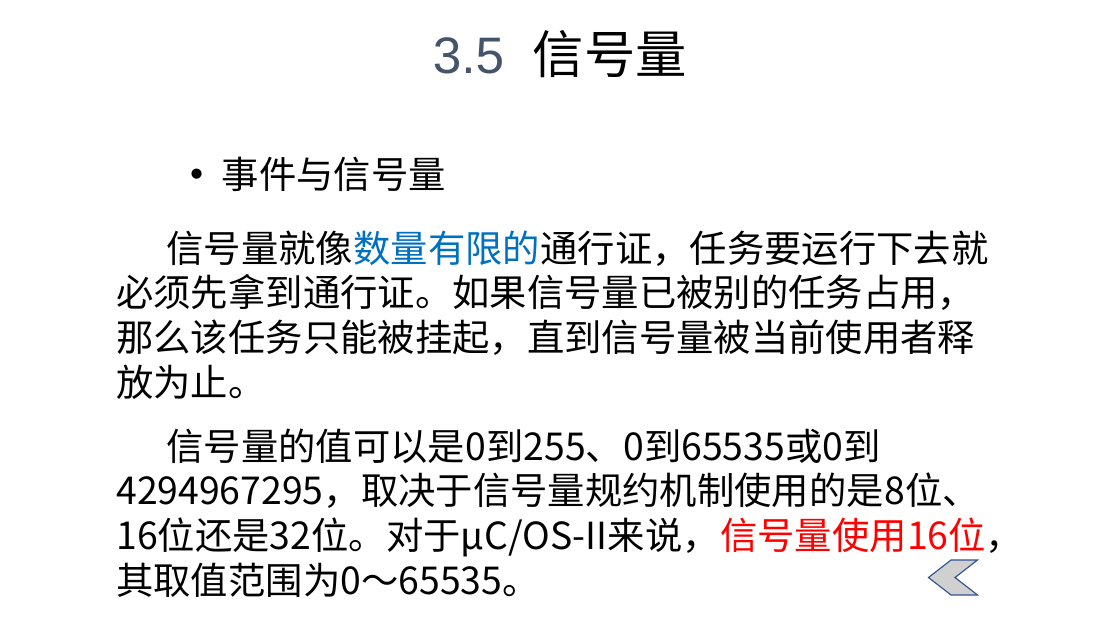
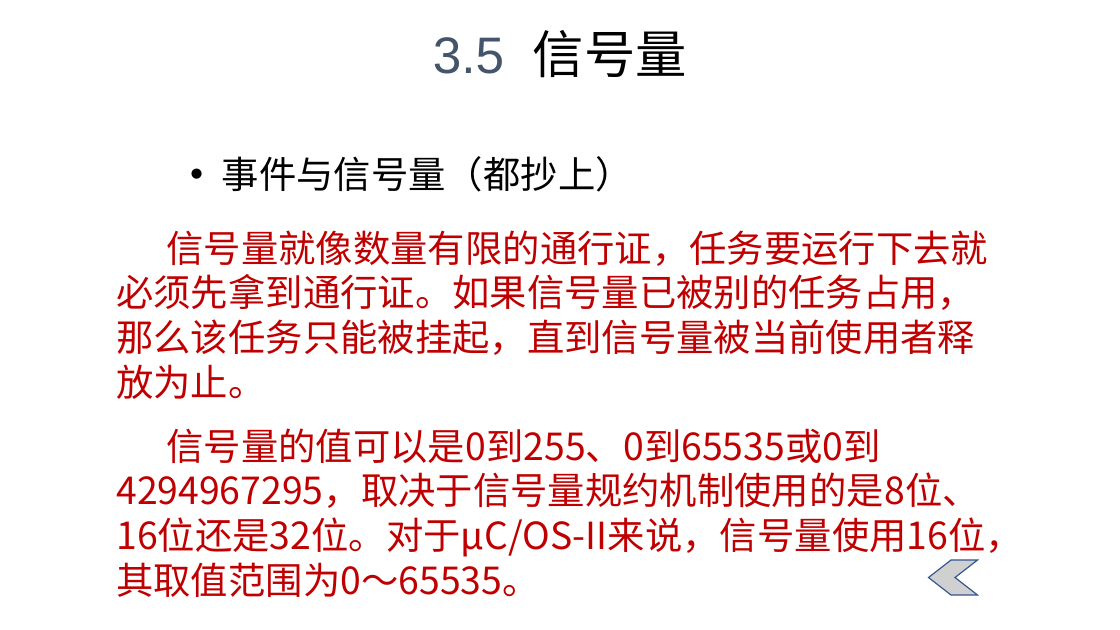
Before and after one commit to YMYMYMYMY/Qianrushi, a slide deck: slide 212 of 精简版.pptx (slide 211 before the commit). Drawn at 1120x630 pixels with LibreOffice and Linux fonts; fonts in the diff are those of the drawing; grey boxes stand for pictures. Boxes give left, top, right and bottom in pixels: in the first picture for what was removed or moved away, otherwise in the second. Text is boxed around its words. In the diff, an @@ line names an element or a change of style, - is before the commit and + after.

```diff
--- a/精简版.pptx
+++ b/精简版.pptx
@@ text at (x1=222, y1=156, x2=633, y2=192): text changed @@
-• 事件与信号量
+• 事件与信号量（都抄上）
@@ text "信号量就像数量有限的通行证，任务要运行下去就必须先拿到通行证。如果信号量已被别的任务占用，那么该任务只能被挂起，直到信号 ..." at (x1=116, y1=230, x2=1023, y2=597): text colour #000000 to #C00000; text colour #0070C0 to #C00000 in "信号量就像数量有限的通行证，任务要运行下去就必须先拿到通行证。如果信号量已被别的任务占用，那么该任务只能被挂起，直到信号 ..."; text colour #FF0000 to #C00000 in "信号量的值可以是0到255、0到65535或0到4294967295，取决于信号量规约机制使用的是8位、16位还是32位 ..." @@
```
Also in this commit, not shown: 13 other slides changed, 2 slides added, 1 slide removed, 2 other files.
